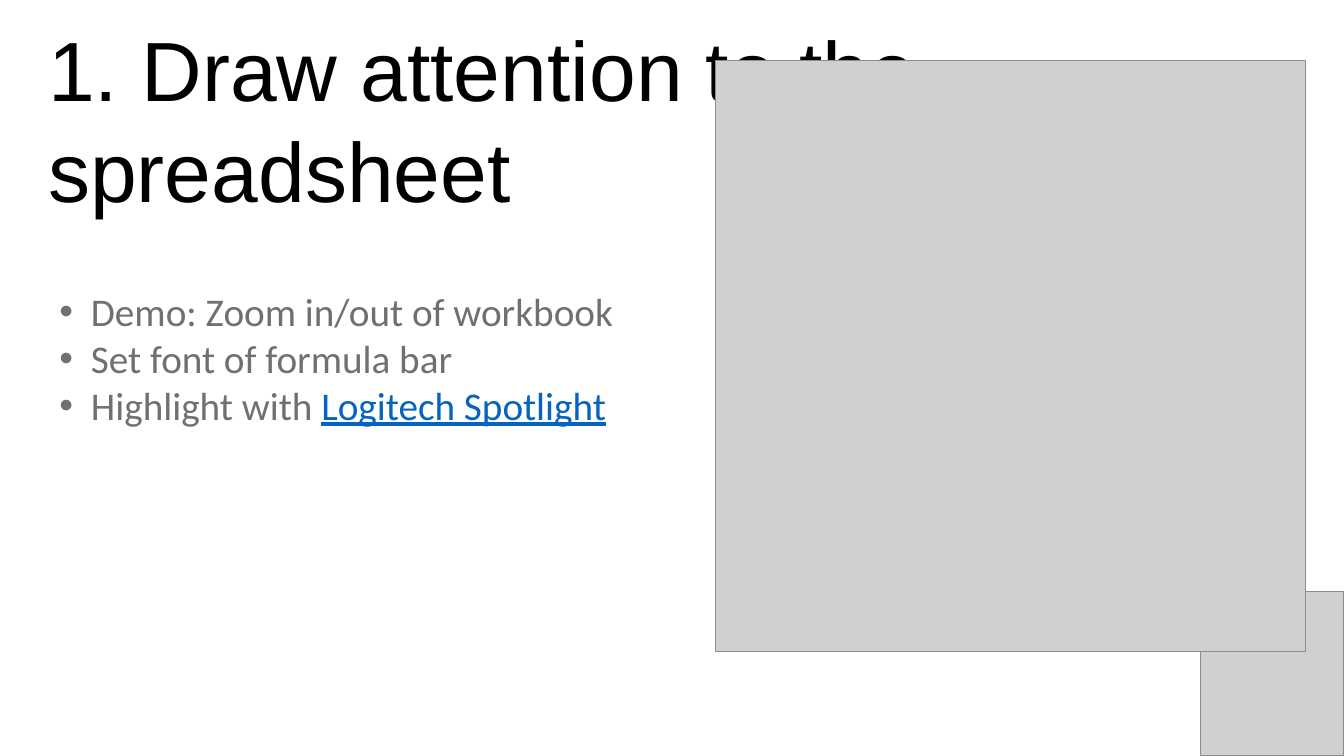
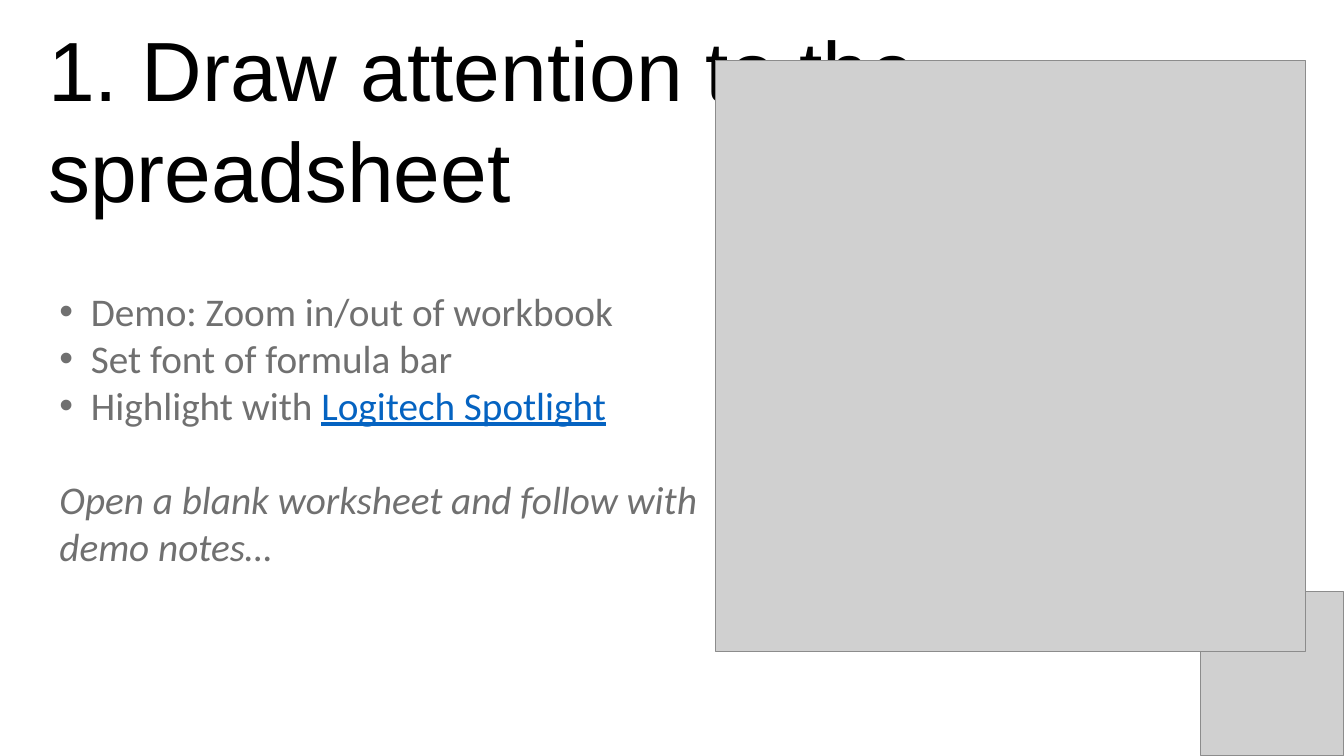
Before and after one commit to stringfestdata/five-tips-virtual-excel-instruction, a slide deck: slide 5 of top-tips-teaching-excel-online.pptx. Drawn at 1344x756 pixels with LibreOffice and Linux fonts; fonts in the diff are those of the drawing; grey boxes stand for pictures. Boxes give left, top, right and bottom in pixels: in the first picture for what was removed or moved away, otherwise in the second. Text is boxed around its words. In the diff, an @@ line names an element or a change of style, - is before the commit and + after.

```diff
--- a/top-tips-teaching-excel-online.pptx
+++ b/top-tips-teaching-excel-online.pptx
@@ text at (59, 487, 697, 561): paragraph added @@
+Open a blank worksheet and follow with demo notes…
```
Also in this commit, not shown: 4 other slides changed, 2 slides added, 8 other files.
